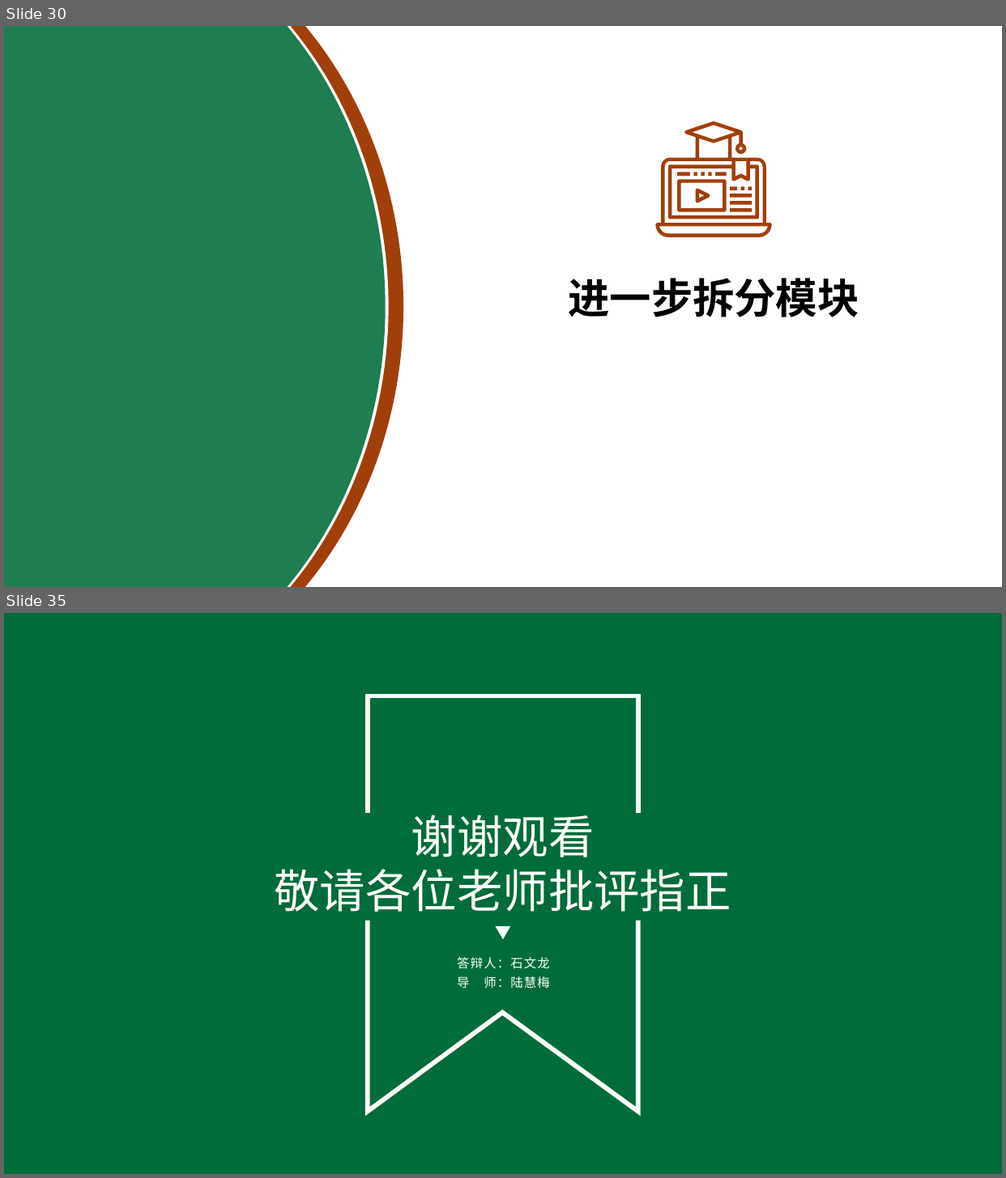
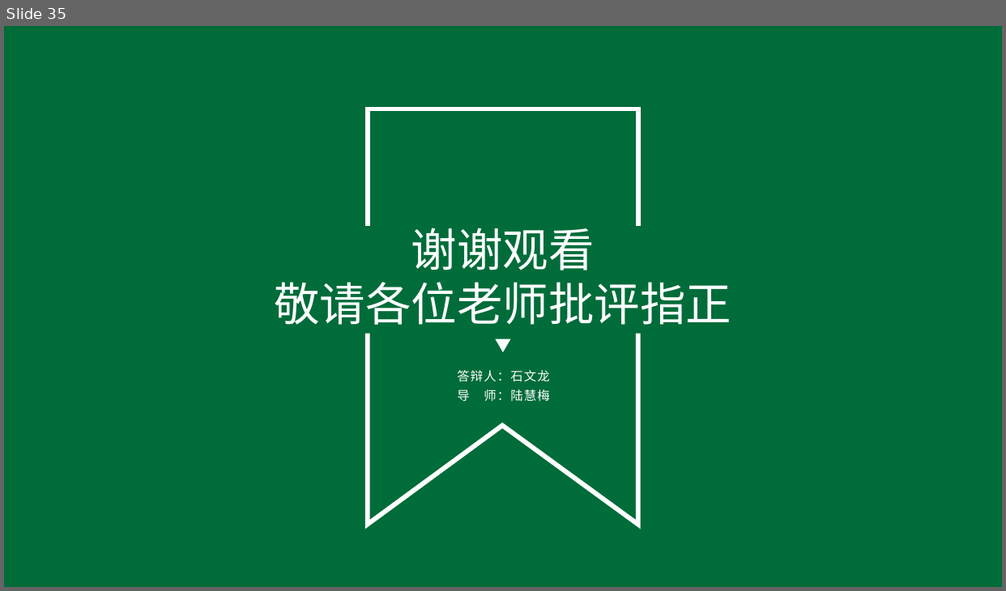
Before and after one commit to shiwenlong12/rcore_module1, a slide deck: Related_documents/答辩报告.pptx. Shown one above the other, each under a label of ours: slides 30 and 35 before the commit, slide 35 after it; the slides between them are not shown. The pictures are 1006x1178 and 1006x591 pixels, drawn with LibreOffice and Linux fonts; fonts in the diff are those of the drawing; background and template pictures are left out. Boxes give left, top, right and bottom in pixels: in the first picture for what was removed or moved away, otherwise in the second. Text is boxed around its words. In the diff, an @@ line names an element or a change of style, - is before the commit and + after.

```diff
--- a/Related_documents/答辩报告.pptx
+++ b/Related_documents/答辩报告.pptx
@@ slide 30 removed at bbox=[4, 26, 1002, 587], background #FFFFFF @@
@@ ellipse removed at bbox=[4, 26, 404, 587] @@
@@ ellipse removed at bbox=[4, 26, 389, 587] @@
@@ ellipse removed at bbox=[4, 26, 385, 587] @@
@@ freeform shape removed at bbox=[656, 122, 772, 238] @@
@@ text removed at bbox=[568, 278, 859, 318] @@
-进一步拆分模块
```
Also in this commit, not shown: 32 slides changed, 1 slide added, 7 other files.
